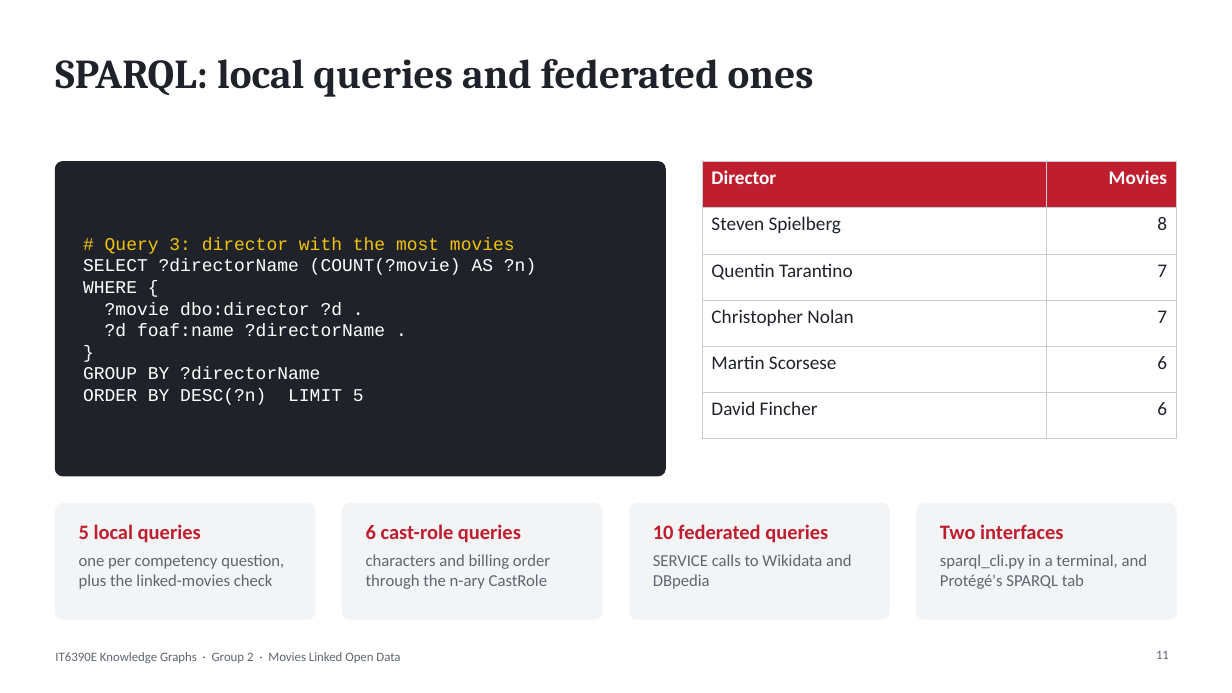
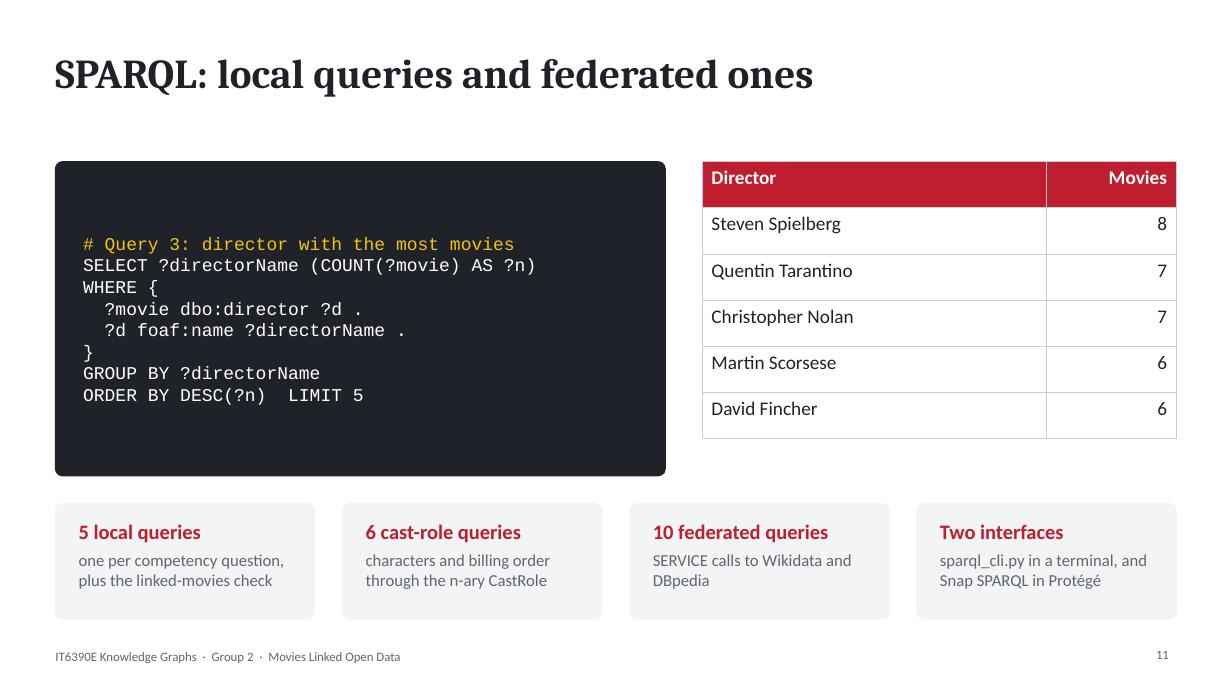
Before and after one commit to minhdo2207/it6390e-lod-capstone, a slide deck: slide 11 of slides/Group2_Capstone_Slides.pptx. Drawn at 1232x693 pixels with LibreOffice and Linux fonts; fonts in the diff are those of the drawing; background and template pictures are left out. Boxes give left, top, right and bottom in pixels: in the first picture for what was removed or moved away, otherwise in the second. Text is boxed around its words. In the diff, an @@ line names an element or a change of style, - is before the commit and + after.

```diff
--- a/slides/Group2_Capstone_Slides.pptx
+++ b/slides/Group2_Capstone_Slides.pptx
@@ text at bbox=[940, 554, 1147, 589]: text changed @@
-sparql_cli.py in a terminal, and Protégé's SPARQL tab
+sparql_cli.py in a terminal, and Snap SPARQL in Protégé
```
Also in this commit, not shown: 1 other slide changed, 4 other files.
